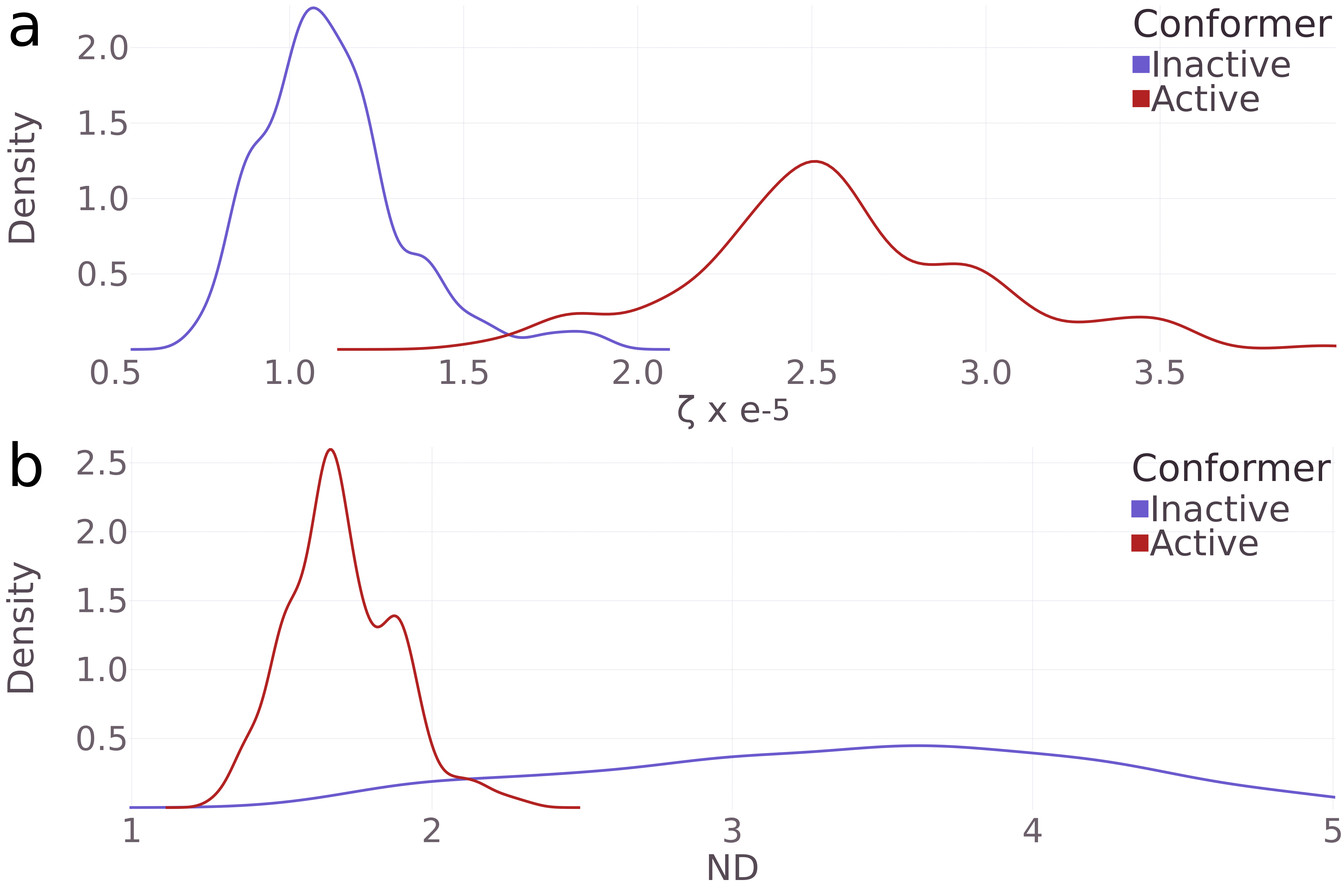
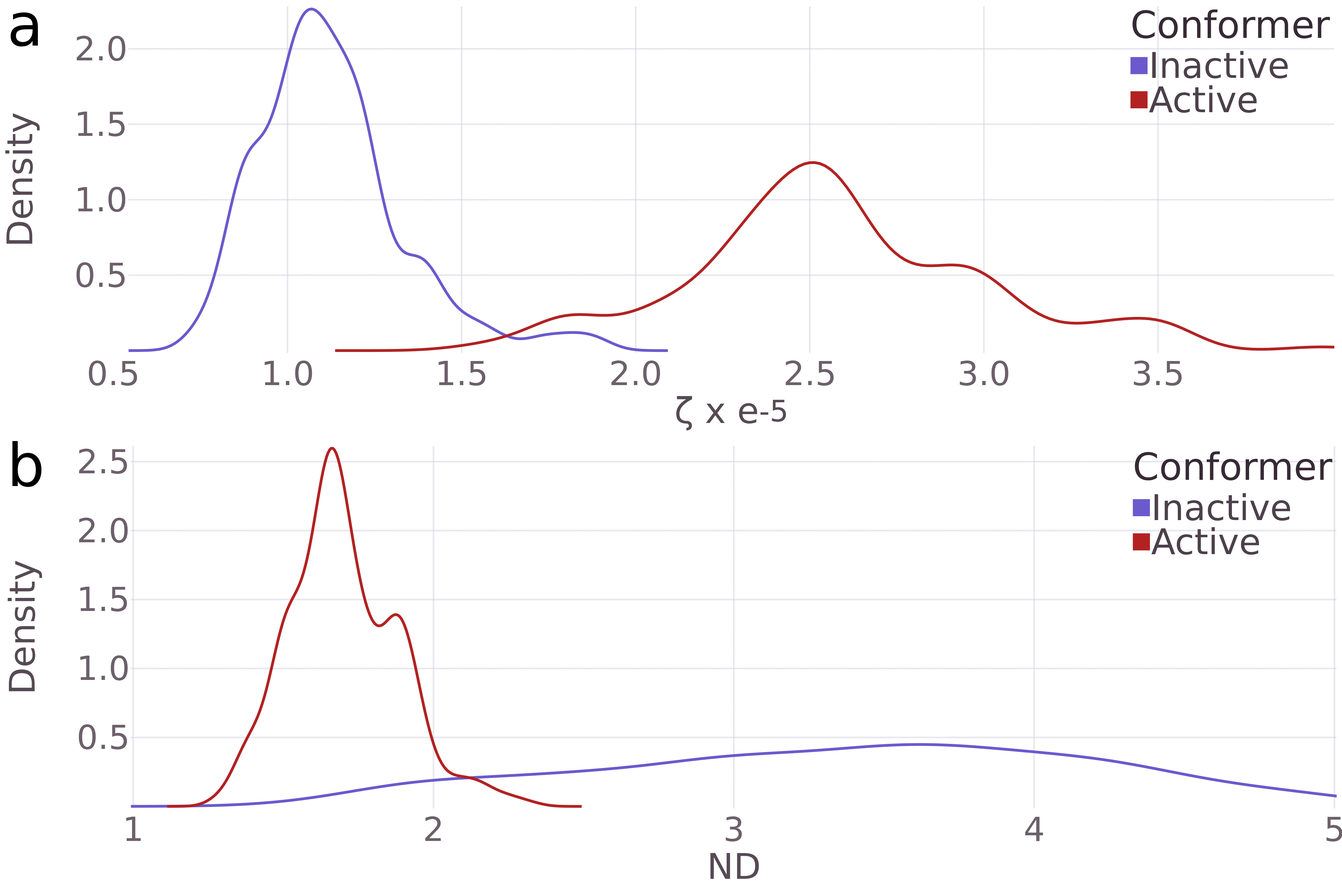
The second w=1342, h=888 image is a revision of the first. Changes to its layers:
renamed "6afig_zeta.png" to "Pasted Layer #1", moved it above "Pasted Layer", painted on it over (5, 5, 1337, 431)
moved "Pasted Layer" above "b", painted on it over (6, 445, 1342, 880)
